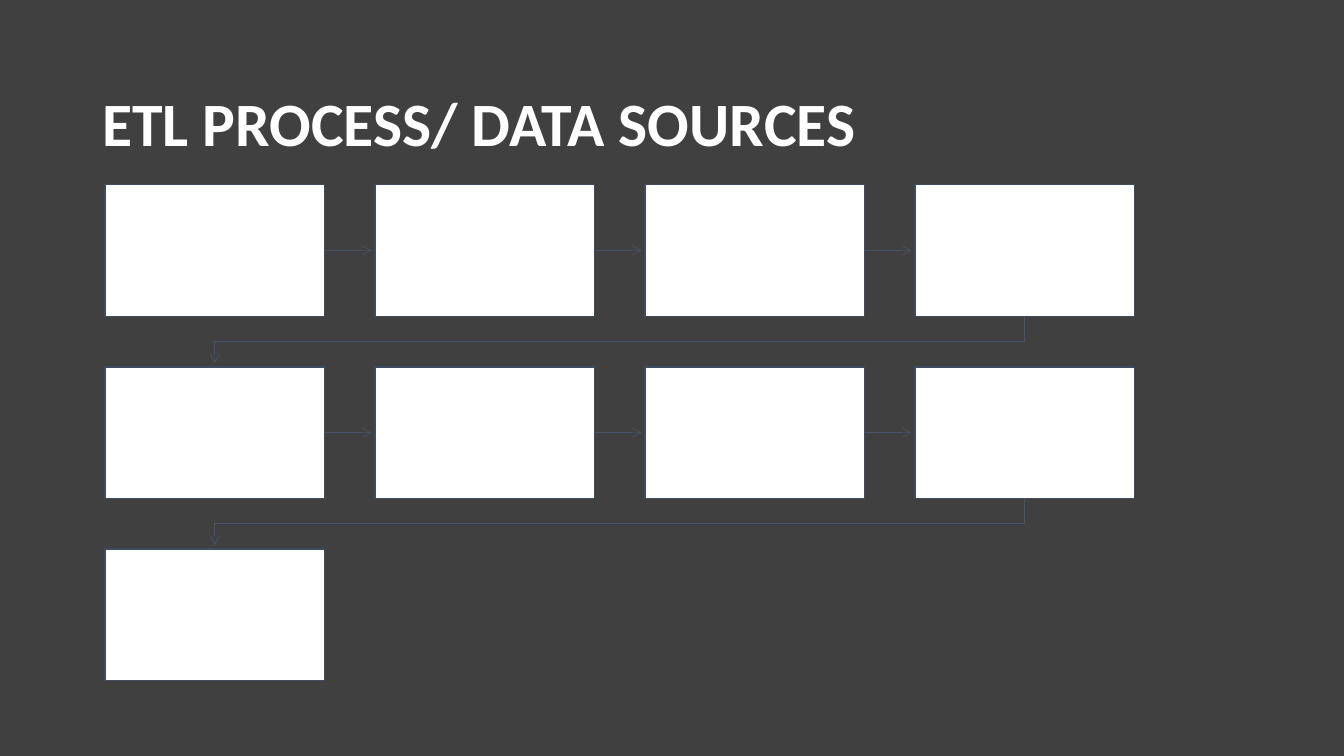
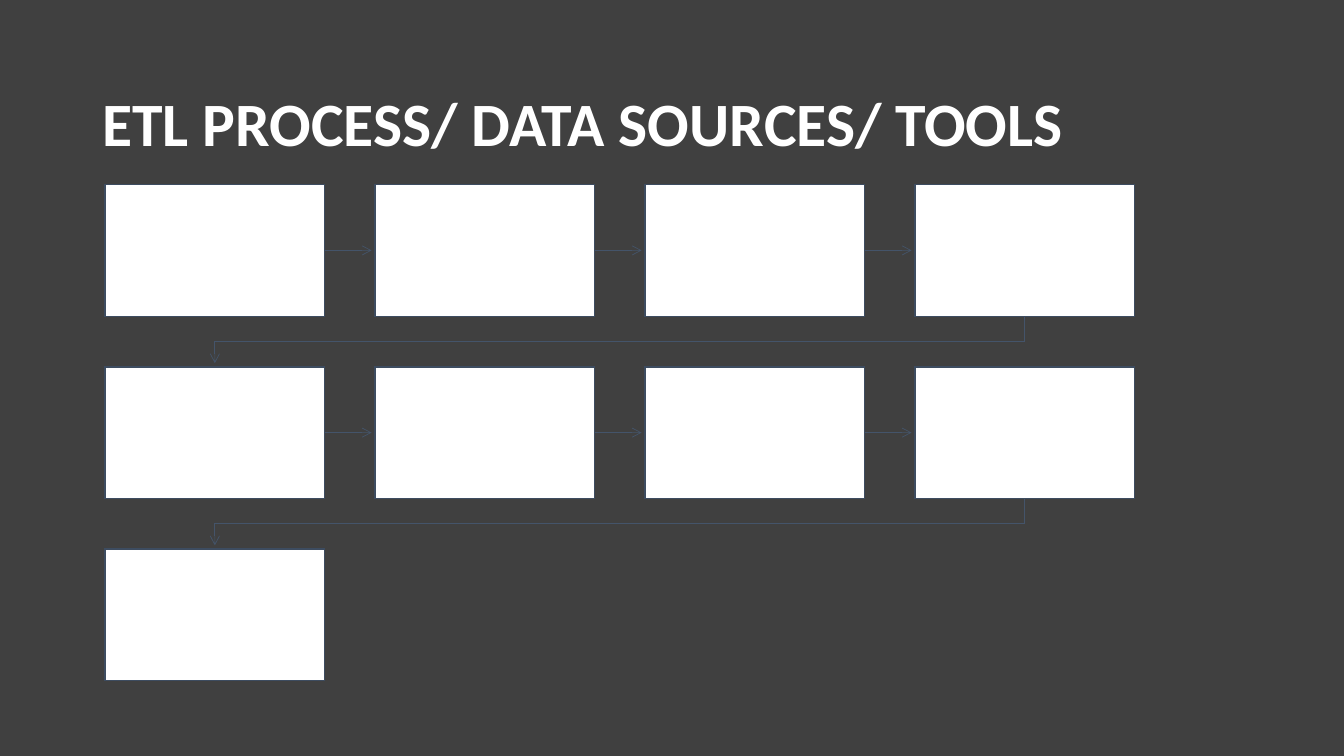
Before and after one commit to Kcav18/Final_Project, a slide deck: slide 5 of Final Presentation.pptx (slide 6 before the commit). Drawn at 1344x756 pixels with LibreOffice and Linux fonts; fonts in the diff are those of the drawing. Boxes give left, top, right and bottom in pixels: in the first picture for what was removed or moved away, otherwise in the second. Text is boxed around its words. In the diff, an @@ line names an element or a change of style, - is before the commit and + after.

```diff
--- a/Final Presentation.pptx
+++ b/Final Presentation.pptx
@@ title at (102,102,1063,149): text changed @@
-ETL PROCESS/ DATA SOURCES
+ETL PROCESS/ DATA SOURCES/ TOOLS
```
Also in this commit, not shown: 3 other slides changed, 1 slide removed.
